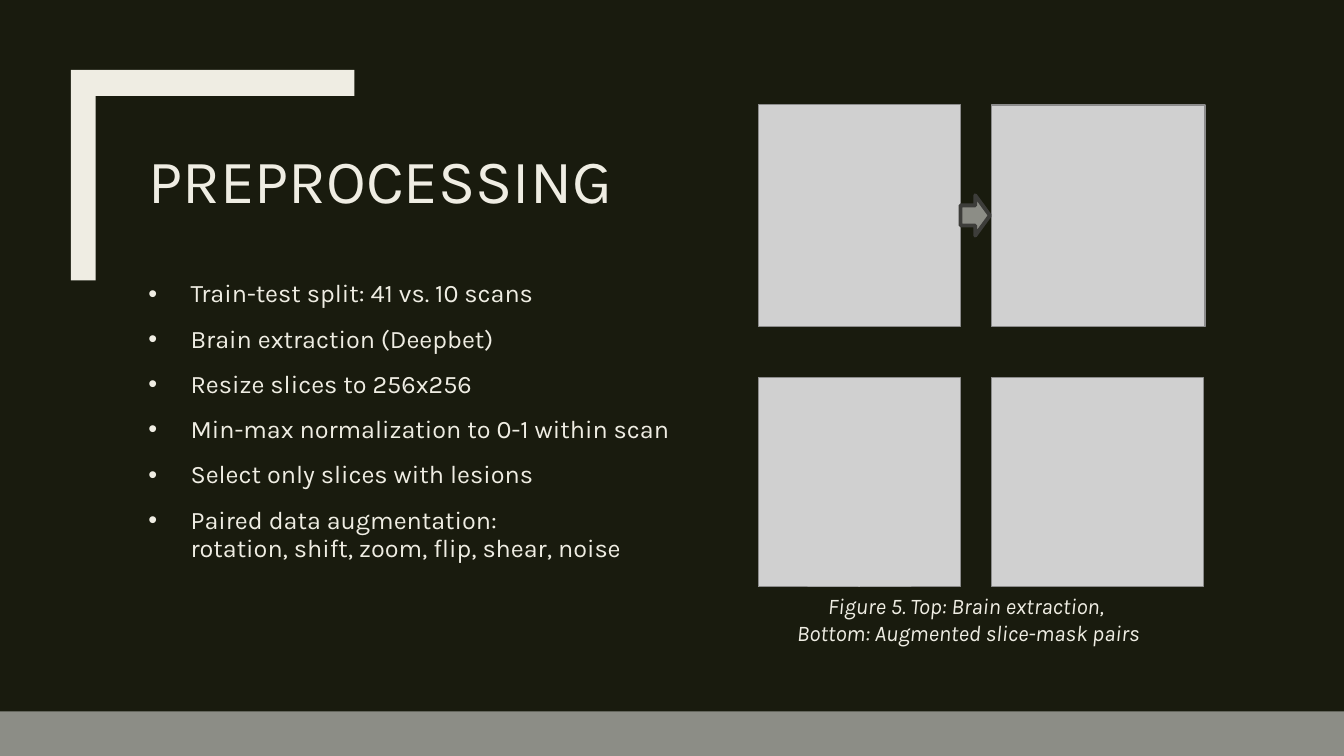
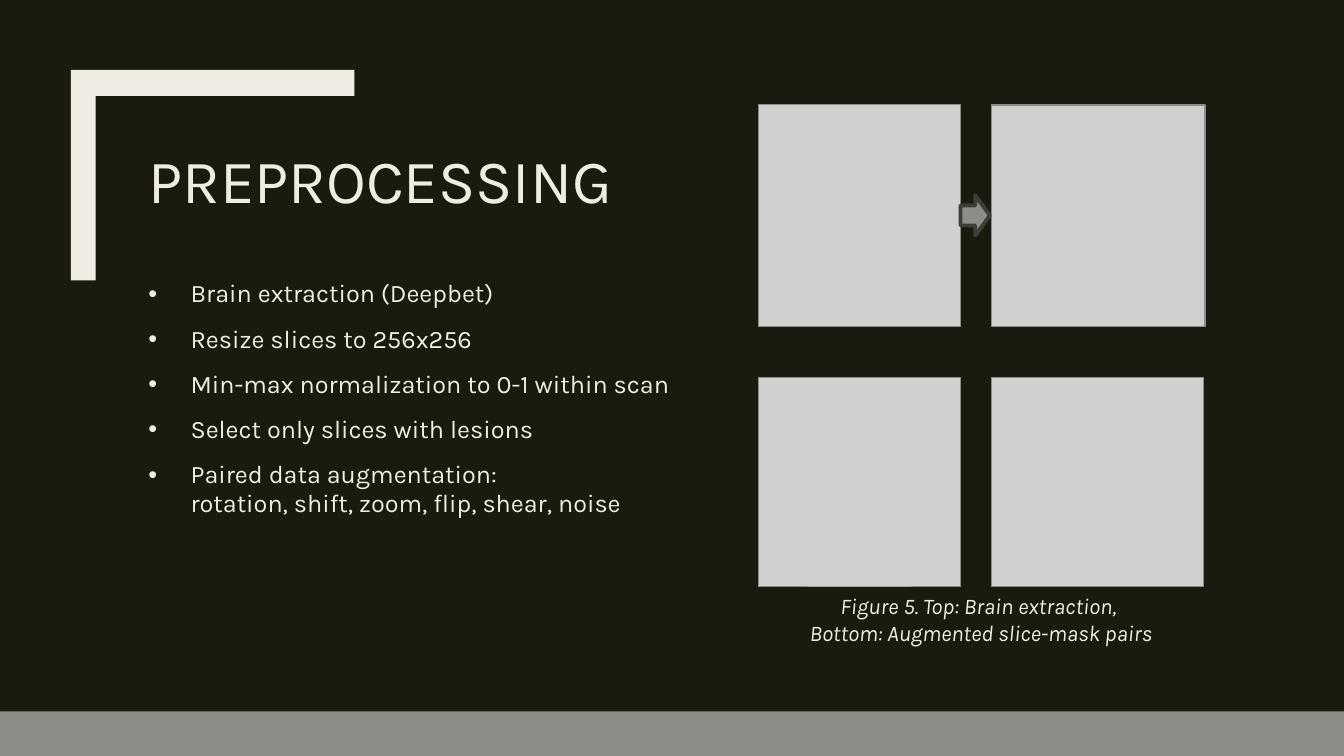
Before and after one commit to rportm/cv_hslu_24, a slide deck: slide 11 of Presentation.pptx. Drawn at 1344x756 pixels with LibreOffice and Linux fonts; fonts in the diff are those of the drawing; grey boxes stand for pictures. Boxes give left, top, right and bottom in pixels: in the first picture for what was removed or moved away, otherwise in the second. Text is boxed around its words. In the diff, an @@ line names an element or a change of style, - is before the commit and + after.

```diff
--- a/Presentation.pptx
+++ b/Presentation.pptx
@@ text at box(191, 284, 533, 308): paragraph removed @@
-• Train-test split: 41 vs. 10 scans
@@ text "Figure 5. Top: Brain extraction, ...": place and size @@
-text "Figure 5. Top: Brain extraction, ..." at box(797, 598, 1139, 647)
+text "Figure 5. Top: Brain extraction, ..." at box(810, 598, 1152, 647)
```
Also in this commit, not shown: 1 other slide changed, 1 other file.
